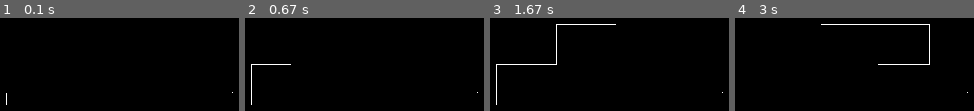
Above: before the commit, frames 1-4 (left to right).
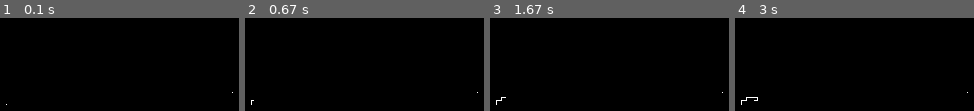
Above: after the commit, the same moments.

Repository: BucSy/pygame_
Game: pygame game, started from game.py
The game is run twice, just before and just after one commit, with the same random seed, the same clock (stepped at 60 frames per second) and the same inputs.
Inputs:
- Up to frame 1 (0.1 s): no input
- Up to frame 2 (0.67 s): hold Right from 0.33 s (still down)
- Up to frame 3 (1.67 s): release Right at 0.8 s; hold Up 0.83-1.13 s; hold Right 1.17-1.63 s
- Up to frame 4 (3 s): hold Down 2.23-2.53 s; hold Left 2.57-2.97 s

The runs differ from the first frame. In frame 1, less than 0.1% of the frame differs, in the area x 2-3%, y 80-93%; in frame 2, 0.3%; in frame 3, 0.9%; in frame 4, 1.0%, in the area x 2-82%, y 6-94%.

Commit message:
Score text added need to fix a bug about this.

Diff:
--- a/game.py
+++ b/game.py
@@ -91,6 +91,9 @@
     def position(self):
         return self.x, self.y
 
+pygame.font.init()
+default_font = pygame.font.get_default_font()
+font_renderer = pygame.font.Font(default_font, 20)
 
 width = 640
 height = 400
@@ -129,6 +132,12 @@
          score += 1
          w.eat()
          print ("Score: %d" % score)
+         label = font_renderer.render(
+         "Score: %d" %score,
+         1,
+         (255, 251, 66)
+         )
+         screen.blit(label, (60, 60)) #should make this to not update every frame
          food = Food(screen)
 
     for event in pygame.event.get():
@@ -139,4 +148,4 @@
 
 
     pygame.display.flip()
-    clock.tick(240)
+    clock.tick(10)
